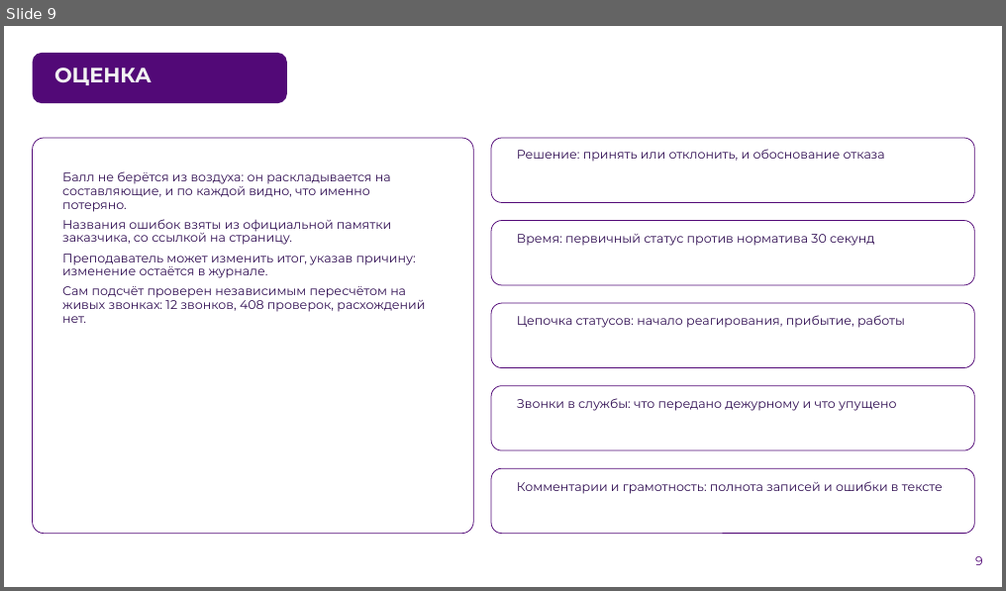
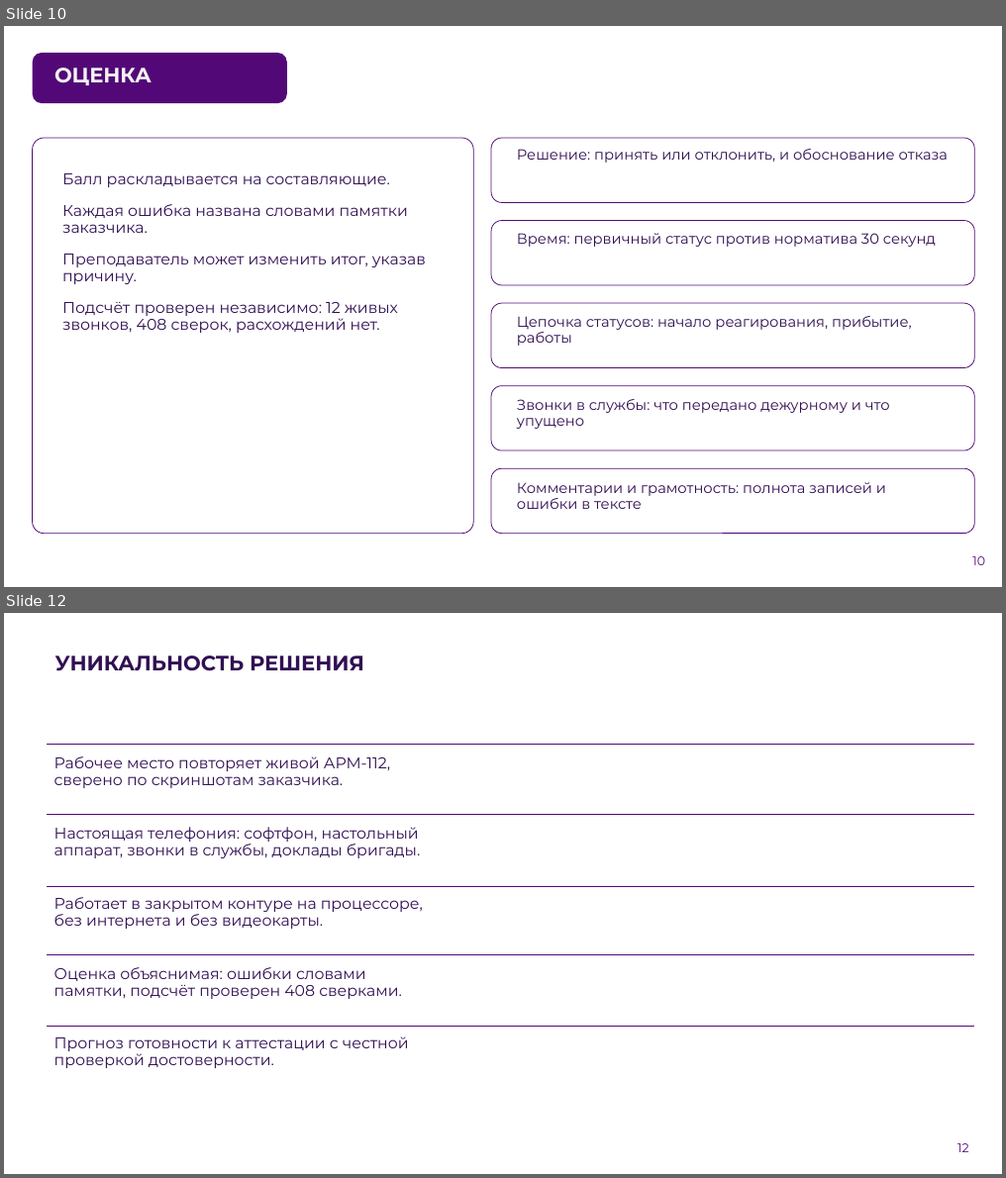
Before and after one commit to Vadik145-beep/lct-112-simulator, a slide deck: docs/presentation/ЛЦТ2026_Ультратех_задача9.pptx. Shown one above the other, each under a label of ours: slide 9 before the commit, slides 10 and 12 after it; the slides between them are not shown. The pictures are 1006x591 and 1006x1178 pixels, drawn with LibreOffice and Linux fonts; fonts in the diff are those of the drawing; background and template pictures are left out. Boxes give left, top, right and bottom in pixels: in the first picture for what was removed or moved away, otherwise in the second. Text is boxed around its words. In the diff, an @@ line names an element or a change of style, - is before the commit and + after.

```diff
--- a/docs/presentation/ЛЦТ2026_Ультратех_задача9.pptx
+++ b/docs/presentation/ЛЦТ2026_Ультратех_задача9.pptx
@@ slide 12 added at [4,613,1002,1174], background picture (left out) @@
@@ title added at [55,656,364,671], 20 pt, text #310F53, bold @@
+УНИКАЛЬНОСТЬ РЕШЕНИЯ
@@ line added from (47, 744) to (975, 744), #520977 1 pt @@
@@ text added at [54,757,390,788], 15 pt, text #310F53 @@
+Рабочее место повторяет живой АРМ-112, сверено по скриншотам заказчика.
@@ line added from (47, 815) to (975, 815), #520977 1 pt @@
@@ text added at [54,827,421,859], 15 pt, text #310F53 @@
+Настоящая телефония: софтфон, настольный аппарат, звонки в службы, доклады бригады.
@@ line added from (47, 887) to (975, 887), #520977 1 pt @@
@@ text added at [54,897,423,929], 15 pt, text #310F53 @@
+Работает в закрытом контуре на процессоре, без интернета и без видеокарты.
@@ line added from (47, 956) to (975, 956), #520977 1 pt @@
@@ text added at [54,967,402,999], 15 pt, text #310F53 @@
+Оценка объяснимая: ошибки словами памятки, подсчёт проверен 408 сверками.
@@ line added from (47, 1026) to (975, 1026), #520977 1 pt @@
@@ text added at [54,1037,409,1068], 15 pt, text #310F53 @@
+Прогноз готовности к аттестации с честной проверкой достоверности.
@@ page number added at [957,1144,969,1153], 12 pt, text #520977 @@
+12
@@ what was slide 9 is now slide 10 @@
@@ slide 10 changed as well @@
@@ text at [62,174,426,333]: text changed; size 12 to 15 pt @@
-Балл не берётся из воздуха: он раскладывается на составляющие, и по каждой видно, что именно потеряно.
-Названия ошибок взяты из официальной памятки заказчика, со ссылкой на страницу.
-Преподаватель может изменить итог, указав причину: изменение остаётся в журнале.
-Сам подсчёт проверен независимым пересчётом на живых звонках: 12 звонков, 408 проверок, расхождений нет.
+Балл раскладывается на составляющие.
+Каждая ошибка названа словами памятки заказчика.
+Преподаватель может изменить итог, указав причину.
+Подсчёт проверен независимо: 12 живых звонков, 408 сверок, расхождений нет.
@@ size 12 to 14 pt; more space between paragraphs in 5 elements at [517,149,947,163], [517,233,936,247], [517,316,912,346], [517,399,890,429], [517,482,886,509] @@
@@ page number at [972,557,985,566]: text changed @@
-9
+10
```
Also in this commit, not shown: 11 other slides changed, 4 other slides added, 1 other file.
